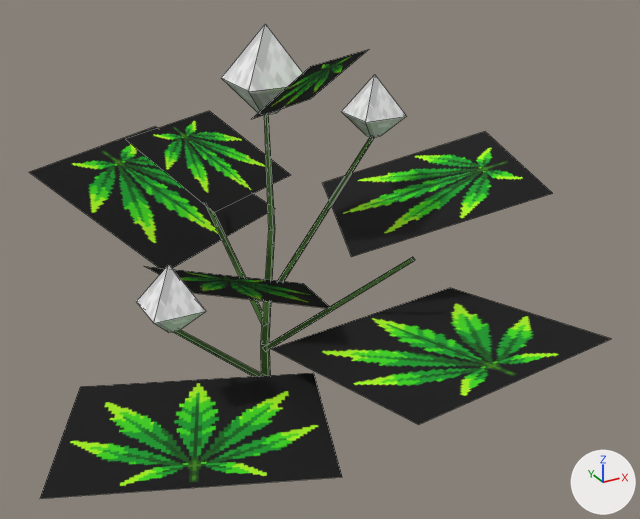
The OBJ model src/main/resources/assets/stonedew/models/block/plants/plant_3_2_0_lod.obj as it was, and as the next commit left it.
Before and after are seen from a camera (50 mm lens) standing at (-0.176, -1.965, 1.106) and looking at (0.61, -0.535, 0.391). The axes (+X, +Y, +Z) are drawn at lower right. The lights are the same throughout. The picture after the commit comes second. Mesh edges are drawn as thin lines. Where no turn or scale is listed for an object, it has been applied to the vertices.

The first picture shows 'model'.
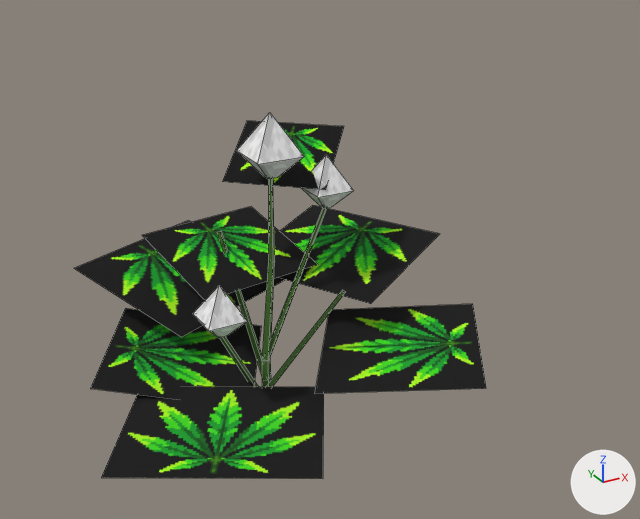
The edits, one by one:
me_model is used by ob_model.
me_model had 111 vertices, 59 faces and spanned x -0.038..1.131, y -1.092..0.126, z 0.0..0.851.
me_model now has 111 vertices, 59 faces and spans x 0.079..0.955, y -0.945..-0.013, z 0.0..0.684.
me_model part 1: the loose piece of 9 vertices spanning x 0.464..0.589, y -0.54..-0.415, z 0.689..0.851 is scaled about its middle by 0.78, then moved by (0.011, 0.011, -0.149).
me_model part 2: the loose piece of 9 vertices spanning x 0.186..0.272, y -0.776..-0.69, z 0.425..0.537 is scaled about its middle by 0.87, then moved by (0.125, 0.105, -0.101).
me_model part 3: the loose piece of 9 vertices spanning x 0.727..0.823, y -0.51..-0.414, z 0.606..0.731 is scaled about its middle by 0.857, then moved by (-0.123, -0.022, -0.134).
me_model part 4: 80 of 111 vertices moved; they spanned x -0.038..1.131, y -1.092..0.126, z 0.12..0.81 and now span x 0.079..0.955, y -0.945..-0.013, z 0.059..0.613; mean shift (-0.003, 0.037, -0.115); largest move (0.449, -0.772, 0.473) -> (0.137, -0.495, 0.21).

Boxes (x1, y1, x2, y2) around the edits, measured in the pictures (640 x 519 px; the box of a moved part takes in the faces that stretch with it):
'model', reshaped (29% narrower, 23% shorter): before (29, 24, 611, 499); after (74, 112, 486, 479)
part 1 of me_model, moved or reshaped: before (221, 24, 303, 115); after (237, 112, 304, 179)
part 2 of me_model, moved or reshaped: before (136, 265, 206, 333); after (193, 286, 248, 338)
part 3 of me_model, moved or reshaped: before (341, 75, 406, 138); after (302, 155, 354, 208)
part 4 of me_model, moved or reshaped: before (29, 49, 611, 499); after (74, 121, 486, 479)
